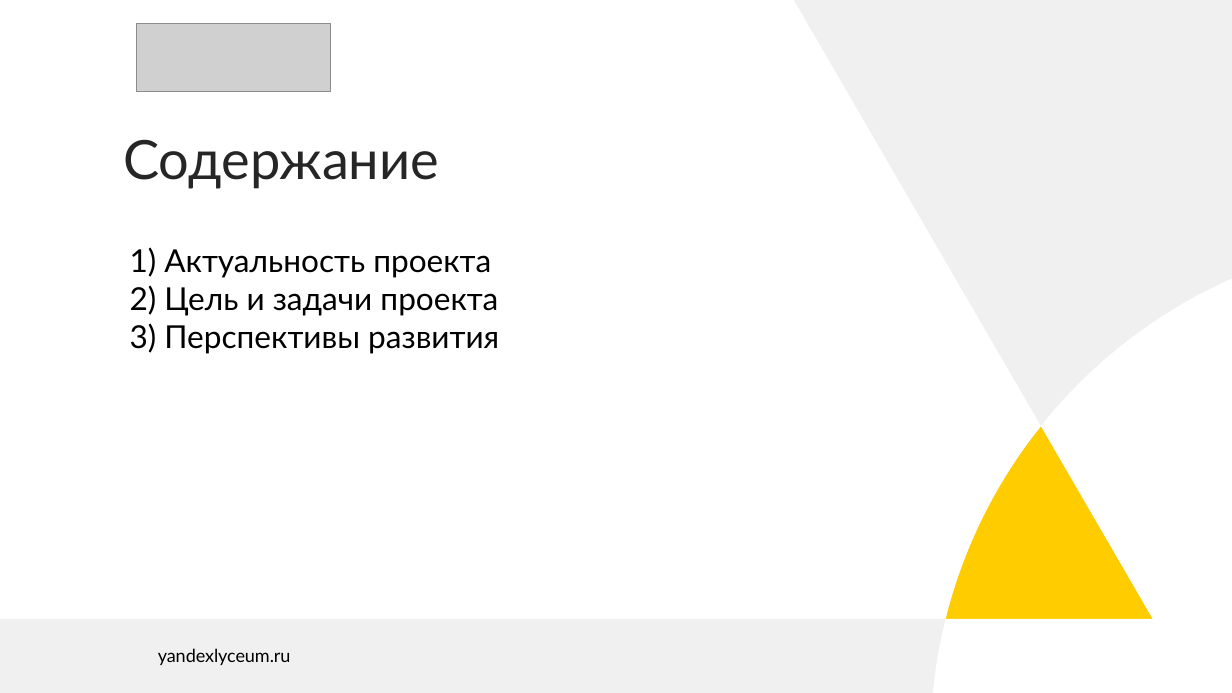
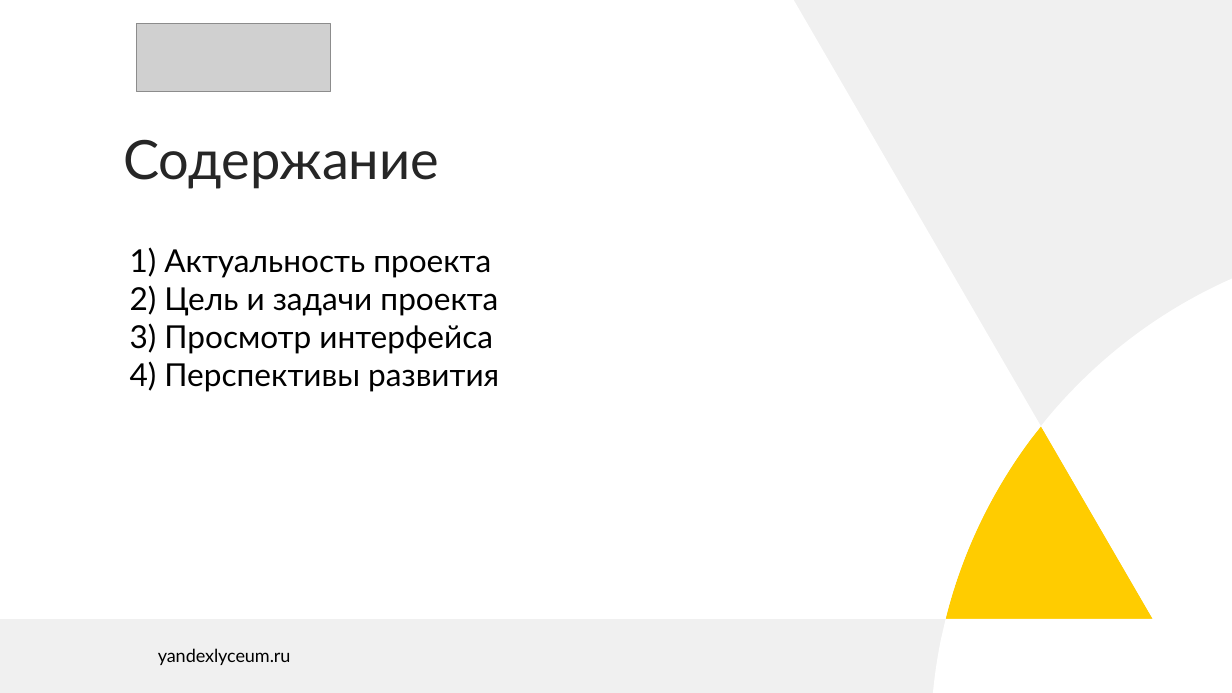
Before and after one commit to RadmirRamazanov/AreteLMS, a slide deck: slide 2 of docs/Presentation.pptx. Drawn at 1232x693 pixels with LibreOffice and Linux fonts; fonts in the diff are those of the drawing; grey boxes stand for pictures. Boxes give left, top, right and bottom in pixels: in the first picture for what was removed or moved away, otherwise in the second. Text is boxed around its words. In the diff, an @@ line names an element or a change of style, - is before the commit and + after.

```diff
--- a/docs/Presentation.pptx
+++ b/docs/Presentation.pptx
@@ text at (130, 323, 499, 392): text changed @@
-3) Перспективы развития
+3) Просмотр интерфейса
+4) Перспективы развития
```
Also in this commit, not shown: 3 other slides changed, 1 other file.
